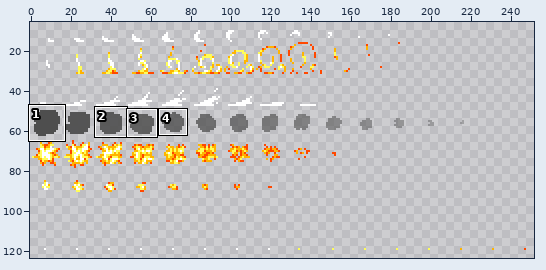
Sprite sheet -- Tables/res/particle.png. Above, an overview of the earlier version with the close-up marked.
Close-up. As it was:
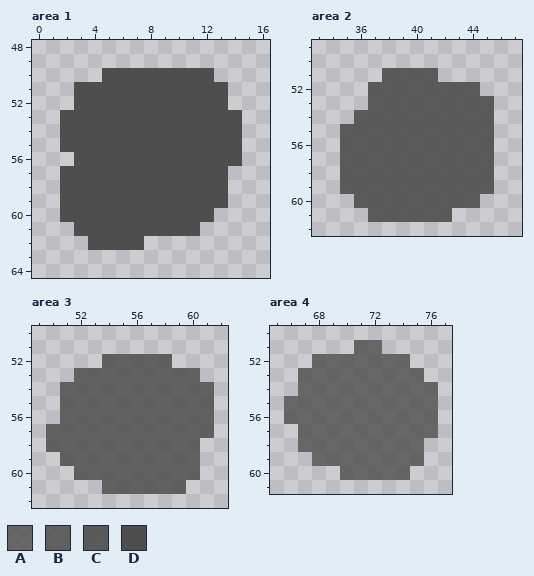
The file is 256x256 pixels. Shown: area 1: x 0..16, y 48..64; area 2: x 33..47, y 49..62; area 3: x 49..62, y 50..62; area 4: x 65..77, y 50..61. The wide view leaves out empty margins. The commit also changed other parts of the picture, which this record leaves out.
Palette (. is transparent): A #4e4e4ecc  B #4e4e4ed9  C #4e4e4ee6  D #4e4e4e
Pixels before, area 1, first column x 2:
50 ...DDDDDDDD..
51 .DDDDDDDDDDD.
52 .DDDDDDDDDDD.
53 DDDDDDDDDDDDD
54 DDDDDDDDDDDDD
55 DDDDDDDDDDDDD
56 .DDDDDDDDDDDD
57 DDDDDDDDDDDD.
58 DDDDDDDDDDDD.
59 DDDDDDDDDDDD.
60 DDDDDDDDDDD..
61 .DDDDDDDDD...
62 ..DDDD.......
Pixels before, area 2, first column x 35:
51 ...CCCC....
52 ..CCCCCCCC.
53 ..CCCCCCCCC
54 .CCCCCCCCCC
55 CCCCCCCCCCC
56 CCCCCCCCCCC
57 CCCCCCCCCCC
58 CCCCCCCCCCC
59 CCCCCCCCCCC
60 .CCCCCCCCC.
61 ..CCCCCC...
Pixels before, area 3, first column x 50:
52 ....BBBBB...
53 ..BBBBBBBBB.
54 .BBBBBBBBBBB
55 .BBBBBBBBBBB
56 .BBBBBBBBBBB
57 BBBBBBBBBBBB
58 BBBBBBBBBBB.
59 .BBBBBBBBBB.
60 ..BBBBBBBBB.
61 ....BBBBBB..
Pixels before, area 4, first column x 66:
51 .....AA....
52 ..AAAAAAA..
53 .AAAAAAAAA.
54 .AAAAAAAAAA
55 AAAAAAAAAAA
56 AAAAAAAAAAA
57 .AAAAAAAAAA
58 .AAAAAAAAA.
59 ..AAAAAAAA.
60 ....AAAAA..
After the commit:
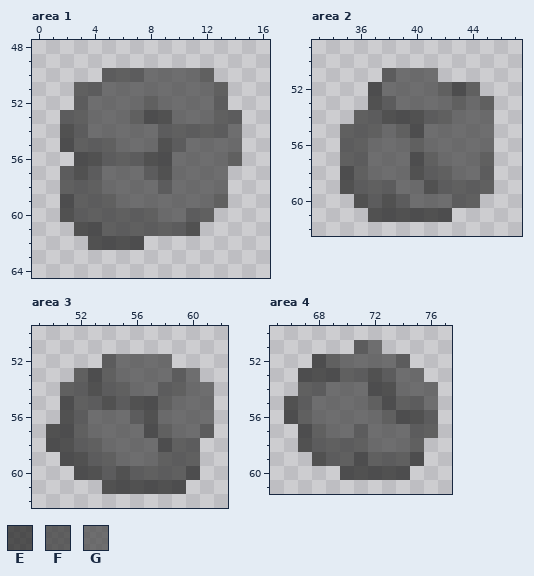
Colours new in this view: E #272727bf  F #3b3b3bbf  G #4e4e4ebf
Difference:
Area 1:
y 50: x 5..12 DDDDDDDD -> FFFGGGGF
y 51: x 3..13 DDDDDDDDDDD -> FFGGGGGGGGF
y 52: x 3..13 DDDDDDDDDDD -> FGGGGFGGGGF
y 53: x 2..14 DDDDDDDDDDDDD -> FFGGGFEEGGGFF
y 54: x 2..14 DDDDDDDDDDDDD -> EFGGGGGFFFFFG
y 55: x 2..14 DDDDDDDDDDDDD -> EFFFGGGEFGGGG
y 56: x 3..14 DDDDDDDDDDDD -> EEFFFEEGGGGF
y 57: x 2..13 DDDDDDDDDDDD -> FEFGGGFEGGGG
y 58: x 2..13 DDDDDDDDDDDD -> FFFGGGGFGGGG
y 59: x 2..13 DDDDDDDDDDDD -> EFFFGGGGGGGF
y 60: x 2..12 DDDDDDDDDDD -> EFFFFFFGGFF
y 61: x 3..11 DDDDDDDDD -> EEFFFFFFE
y 62: x 4..7 DDDD -> EEEE
Area 2:
y 51: x 38..41 CCCC -> FGGG
y 52: x 37..44 CCCCCCCC -> EGGGGFEF
y 53: x 37..45 CCCCCCCCC -> EFGGGGFGF
y 54: x 36..45 CCCCCCCCCC -> FFEEEFFGGG
y 55: x 35..45 CCCCCCCCCCC -> FFFGFEGGGGG
y 56: x 35..45 CCCCCCCCCCC -> FFGGGFGGGGG
y 57: x 35..45 CCCCCCCCCCC -> FFGGGEFGGGF
y 58: x 35..45 CCCCCCCCCCC -> EFGGGEFFGGF
y 59: x 35..45 CCCCCCCCCCC -> EFFFGGEFFFF
y 60: x 36..44 CCCCCCCCC -> EFEFGGGFF
y 61: x 37..42 CCCCCC -> EEEEEE
Area 3:
y 52: x 54..58 BBBBB -> FGGGG
y 53: x 52..60 BBBBBBBBB -> FEFGGGGFG
y 54: x 51..61 BBBBBBBBBBB -> FFEFFGGFFGG
y 55: x 51..61 BBBBBBBBBBB -> EFFEFEEFGGG
y 56: x 51..61 BBBBBBBBBBB -> EFGGGFEGGGG
y 57: x 50..61 BBBBBBBBBBBB -> EEFGGGGEFGGF
y 58: x 50..60 BBBBBBBBBBB -> EEFFGGGGEFF
y 59: x 51..60 BBBBBBBBBB -> EEFFGGGFFF
y 60: x 52..60 BBBBBBBBB -> EEFEFFFFE
y 61: x 54..59 BBBBBB -> EEEEEE
Area 4:
y 51: x 71..72 AA -> FG
y 52: x 68..74 AAAAAAA -> EFGGGGF
y 53: x 67..75 AAAAAAAAA -> EEEFFEFGG
y 54: x 67..76 AAAAAAAAAA -> FFGGGEEGGG
y 55: x 66..76 AAAAAAAAAAA -> EFGGGGFEFFG
y 56: x 66..76 AAAAAAAAAAA -> EFGGGGGFEEF
y 57: x 67..76 AAAAAAAAAA -> EFGGFGGGFF
y 58: x 67..75 AAAAAAAAA -> EFFFFGGGF
y 59: x 68..75 AAAAAAAA -> EFFEFFFE
y 60: x 70..74 AAAAA -> EEEEE
